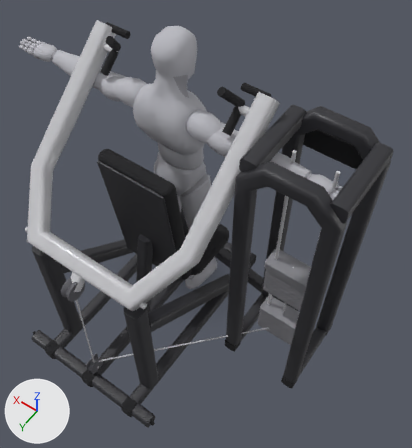
One commit to the glTF model app/src/main/assets/mannequins/machine_shoulder_press.glb: the scene before it, then after it.
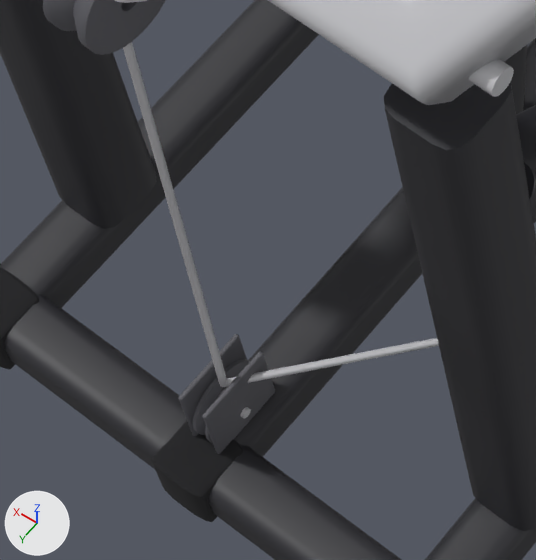
The first picture shows the older version from a 50 mm camera at (-1.33, 1.63, 3.21) aimed at (-0.27, 0.15, 0.88). The close-ups show the older and then the newer version on the part from 13% to 37% of the width and 65% to 88% of the height of that picture. Only the edits that show in the close-ups are written down. The axes (+X, +Y, +Z) are drawn at lower left. The lights are the same throughout. Where no turn or scale is listed for an object, it has been applied to the vertices.

In view in the first close-up: 'shoulder_press_0', 'shoulder_press_12', 'shoulder_press_13', 'shoulder_press_15', 'shoulder_press_17', 'shoulder_press_6', 'shoulder_press_62', 'shoulder_press_63', 'shoulder_press_64', 'shoulder_press_65', 'shoulder_press_7', 'shoulder_press_70', 'shoulder_press_71', 'shoulder_press_77', 'shoulder_press_79', 'shoulder_press_9' and 4 more.
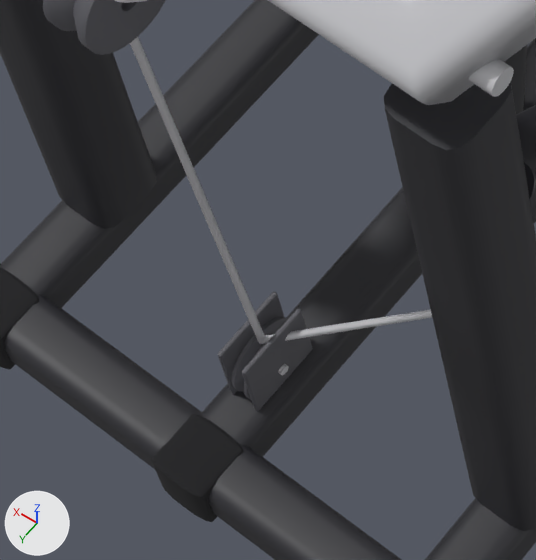
Pixel boxes (x1, y1, x2, y2) of what changed, in the close-ups (536 x 560 px):
'shoulder_press_70', moved, turned: before (123, 42, 227, 387); after (130, 37, 265, 344)
'shoulder_press_63', moved: before (203, 351, 275, 454); after (242, 309, 313, 411)
'shoulder_press_71', moved, turned, rescaled: before (224, 338, 439, 387); after (263, 309, 432, 344)
'shoulder_press_64', moved: before (178, 334, 247, 436); after (218, 292, 284, 394)
'shoulder_press_62', moved: before (193, 359, 250, 443); after (231, 317, 288, 400)
'shoulder_press_65', moved: before (240, 407, 251, 419); after (278, 364, 289, 376)

The change, as a diff of the scene's bpy script:
```diff
--- a/app/src/main/assets/mannequins/machine_shoulder_press.glb.py
+++ b/app/src/main/assets/mannequins/machine_shoulder_press.glb.py
@@ ob_shoulder_press_62 @@
 ob_shoulder_press_62.parent = ob_shoulder_press
-ob_shoulder_press_62.location = (0.0, 0.87, 0.1)
+ob_shoulder_press_62.location = (0.0, 0.81, 0.1)
@@ ob_shoulder_press_63 @@
 ob_shoulder_press_63.parent = ob_shoulder_press
-ob_shoulder_press_63.location = (-0.017, 0.87, 0.117)
+ob_shoulder_press_63.location = (-0.017, 0.81, 0.117)
@@ ob_shoulder_press_64 @@
 ob_shoulder_press_64.parent = ob_shoulder_press
-ob_shoulder_press_64.location = (0.017, 0.87, 0.117)
+ob_shoulder_press_64.location = (0.017, 0.81, 0.117)
@@ ob_shoulder_press_65 @@
 ob_shoulder_press_65.parent = ob_shoulder_press
-ob_shoulder_press_65.location = (0.0, 0.87, 0.1)
+ob_shoulder_press_65.location = (0.0, 0.81, 0.1)
@@ ob_shoulder_press_70 @@
 ob_shoulder_press_70.parent = ob_shoulder_press
-ob_shoulder_press_70.location = (0.0, 0.856, 0.524)
-ob_shoulder_press_70.rotation_euler = (-3.105, 0.0, 0.0)  # degrees (-178, 0, 0)
+ob_shoulder_press_70.location = (0.0, 0.826, 0.524)
+ob_shoulder_press_70.rotation_euler = (3.099, 0.0, 0.0)  # degrees (178, 0, 0)
 ob_shoulder_press_70.scale = (1.0, 1.0, 0.759)
@@ ob_shoulder_press_71 @@
 ob_shoulder_press_71.parent = ob_shoulder_press
-ob_shoulder_press_71.location = (-0.375, 0.46, 0.145)
-ob_shoulder_press_71.rotation_euler = (1.571, -0.741, -0.741)  # degrees (90, -42, -42)
-ob_shoulder_press_71.scale = (1.0, 1.0, 1.11)
+ob_shoulder_press_71.location = (-0.375, 0.43, 0.145)
+ob_shoulder_press_71.rotation_euler = (1.571, -0.779, -0.779)  # degrees (90, -45, -45)
+ob_shoulder_press_71.scale = (1.0, 1.0, 1.07)
```
